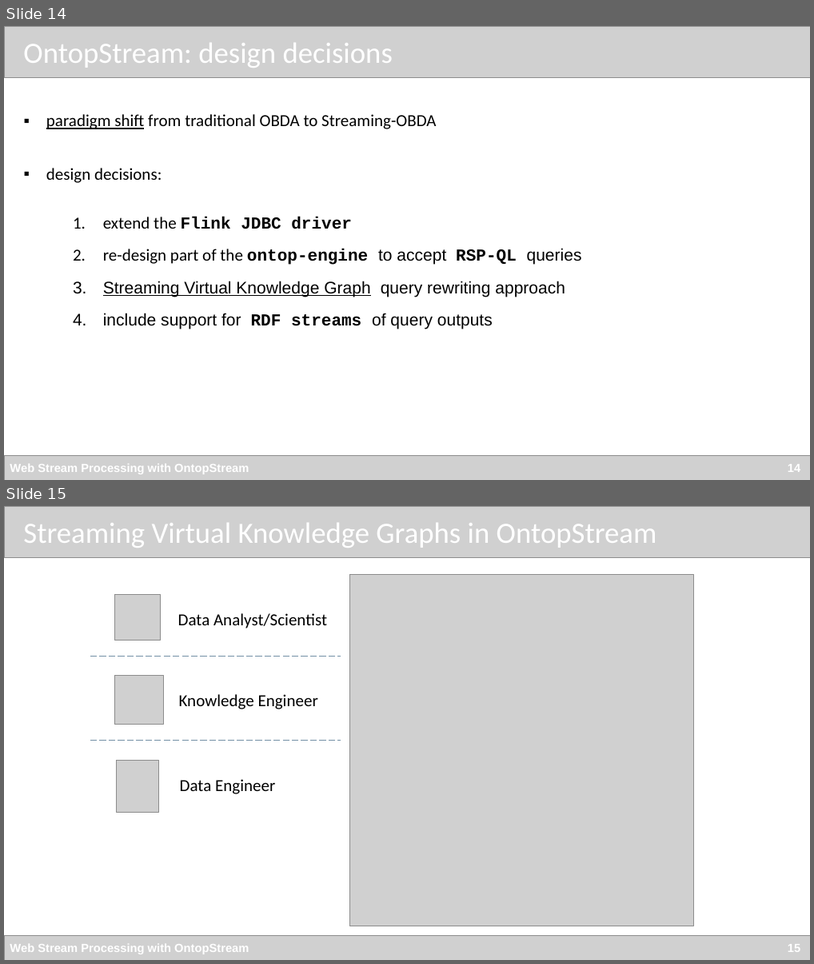
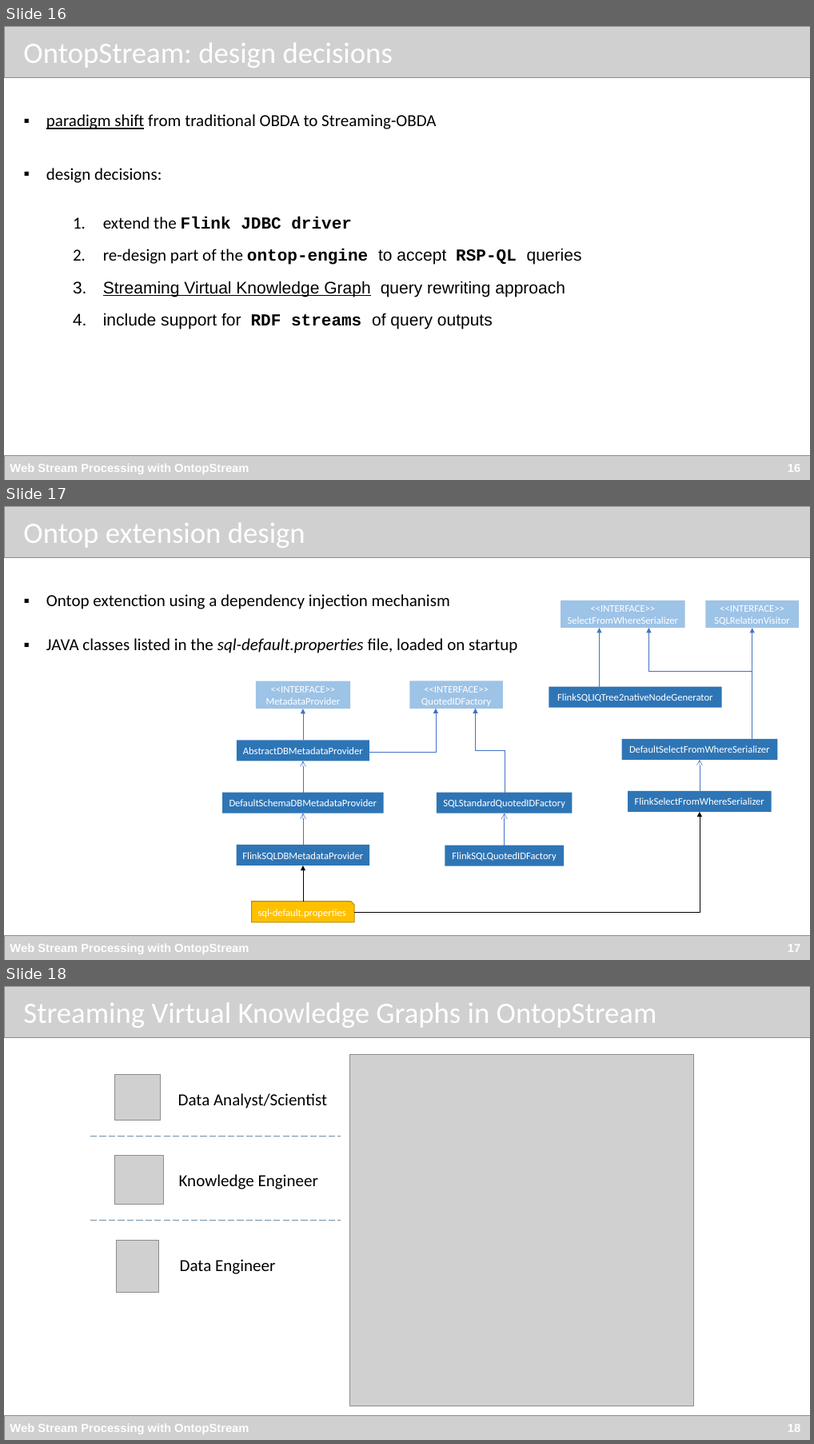
Before and after one commit to chimera-suite/OntopStream-TheWebConf2022Tutorial, a slide deck: Tutorial_WebConf.pptx. Shown one above the other, each under a label of ours: slides 14 and 15 before the commit, slides 16, 17 and 18 after it. The pictures are 814x964 and 814x1444 pixels, drawn with LibreOffice and Linux fonts; fonts in the diff are those of the drawing; grey boxes stand for pictures. Boxes give left, top, right and bottom in pixels: in the first picture for what was removed or moved away, otherwise in the second. Text is boxed around its words. In the diff, an @@ line names an element or a change of style, - is before the commit and + after.

```diff
--- a/Tutorial_WebConf.pptx
+++ b/Tutorial_WebConf.pptx
@@ slide 17 added at bbox=[4, 506, 810, 960], background #FFFFFF @@
@@ picture added at bbox=[4, 506, 810, 558] @@
@@ text added at bbox=[23, 523, 306, 548], 35 pt, text #FFFFFF @@
+Ontop extension design
@@ text added at bbox=[46, 594, 518, 653], 20 pt, text #000000 @@
+▪ Ontop extenction using a dependency injection mechanism
+▪ JAVA classes listed in the sql-default.properties file, loaded on startup
@@ rectangle added at bbox=[561, 600, 686, 628], fill #9DC3E6, 12 pt, text #FFFFFF @@
+<<INTERFACE>>
+SelectFromWhereSerializer
@@ rectangle added at bbox=[706, 600, 799, 628], fill #9DC3E6, 12 pt, text #FFFFFF @@
+<<INTERFACE>>
+SQLRelationVisitor
@@ elbow arrow added from (600, 696) to (600, 628), #4472C4 0.5 pt @@
@@ elbow arrow added from (753, 749) to (650, 628), #4472C4 0.5 pt @@
@@ arrow added from (753, 748) to (753, 628), #4472C4 0.5 pt @@
@@ rectangle added at bbox=[256, 681, 350, 708], fill #9DC3E6, 12 pt, text #FFFFFF @@
+<<INTERFACE>>
+MetadataProvider
@@ rectangle added at bbox=[410, 681, 503, 708], fill #9DC3E6, 12 pt, text #FFFFFF @@
+<<INTERFACE>>
+QuotedIDFactory
@@ rectangle added at bbox=[549, 687, 722, 708], fill #2E75B6, 12 pt, text #FFFFFF @@
+FlinkSQLIQTree2nativeNodeGenerator
@@ arrow added from (303, 740) to (303, 708), #4472C4 0.5 pt @@
@@ elbow arrow added from (367, 752) to (436, 708), #4472C4 0.5 pt @@
@@ elbow arrow added from (505, 792) to (476, 708), #4472C4 0.5 pt @@
@@ rectangle added at bbox=[237, 740, 370, 760], fill #2E75B6, 12 pt, text #FFFFFF @@
+AbstractDBMetadataProvider
@@ rectangle added at bbox=[622, 739, 778, 760], fill #2E75B6, 12 pt, text #FFFFFF @@
+DefaultSelectFromWhereSerializer
@@ arrow added from (303, 792) to (303, 760), #4472C4 0.5 pt @@
@@ arrow added from (700, 791) to (700, 760), #4472C4 0.5 pt @@
@@ rectangle added at bbox=[222, 792, 384, 812], fill #2E75B6, 12 pt, text #FFFFFF @@
+DefaultSchemaDBMetadataProvider
@@ rectangle added at bbox=[437, 792, 573, 812], fill #2E75B6, 12 pt, text #FFFFFF @@
+SQLStandardQuotedIDFactory
@@ rectangle added at bbox=[628, 791, 772, 812], fill #2E75B6, 12 pt, text #FFFFFF @@
+FlinkSelectFromWhereSerializer
@@ arrow added from (303, 844) to (303, 812), #4472C4 0.5 pt @@
@@ elbow arrow added from (355, 912) to (700, 812), #000000 0.5 pt @@
@@ arrow added from (505, 844) to (505, 812), #4472C4 0.5 pt @@
@@ rectangle added at bbox=[237, 844, 370, 864], fill #2E75B6, 12 pt, text #FFFFFF @@
+FlinkSQLDBMetadataProvider
@@ arrow added from (303, 901) to (303, 865), #000000 0.5 pt @@
@@ rectangle added at bbox=[445, 844, 564, 865], fill #2E75B6, 12 pt, text #FFFFFF @@
+FlinkSQLQuotedIDFactory
@@ snip rect added at bbox=[252, 901, 355, 922], fill #FFC000, outline #BD8E00 1 pt, 12 pt, text #FFFFFF @@
+sql-default.properties
@@ picture added at bbox=[4, 935, 810, 960] @@
@@ text added at bbox=[10, 944, 801, 954], 14 pt, text #FFFFFF, bold @@
+Web Stream Processing with OntopStream 17
@@ what was slide 14 is now slide 16 @@
@@ what was slide 15 is now slide 18 @@
```
Also in this commit, not shown: 9 slides changed, 13 other slides added, 1 other file.
